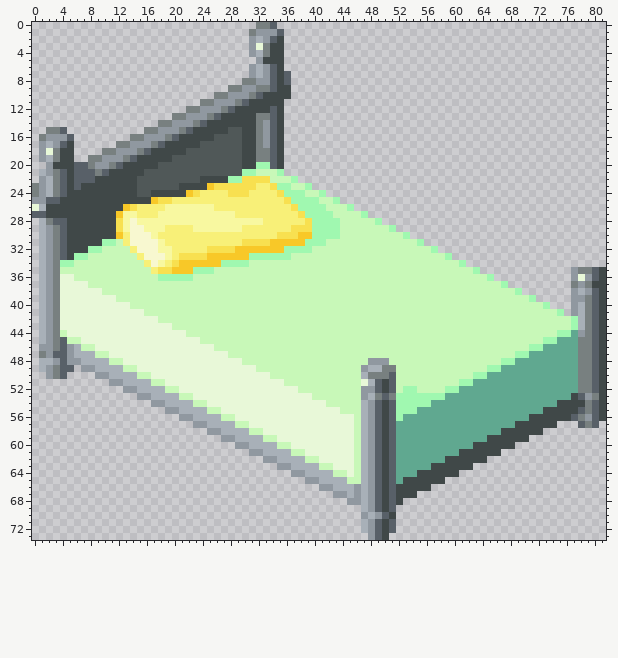
Two versions of one sprite sheet, assets/tiles/LansBed.png. Above is the file before it was changed.
The file is 82x74 pixels.
Now the later version:
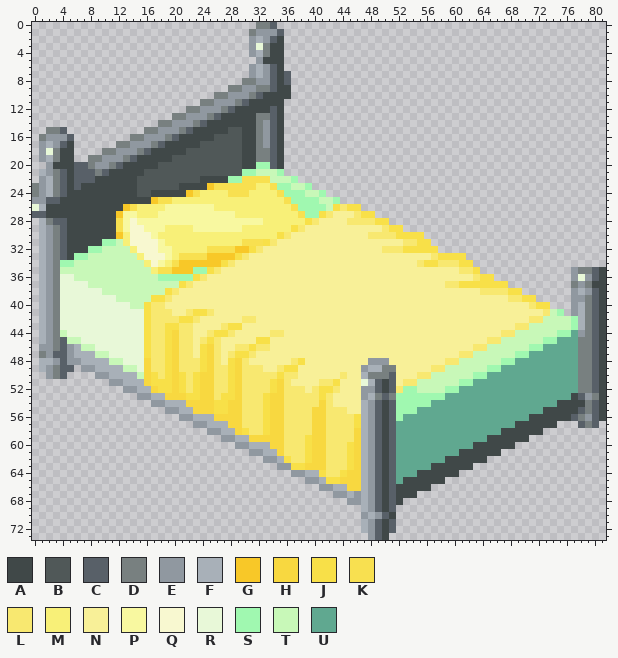
Palette (. is transparent): A #404848  B #505858  C #586068  D #788080  E #9098a0  F #a8b0b8  G #f8c828  H #f8d840  J #f8e048  K #f8e050  L #f8e870  M #f8f078  N #f8f098  P #f8f8a0  Q #f8f8d0  R #e8f8d8  S #a0f8b0  T #c8f8b8  U #60a890
Diff:
Changed rows in their new state; - is an unchanged pixel.
first column x 16:
26 ---------------------------JLJJ---------------------------
27 -------------------------JLNNNLJJ-------------------------
28 -----------------------JLNNNNLLLLJJ-----------------------
29 ---------------------JLNNNNNNNNNNNLJJ---------------------
30 -------------------JLNNNNNNNNNNNLLLLJJJJ------------------
31 -----------------JLNNNNNNNNNNNNNNNNNNLLJJ-----------------
32 ---------------JLNNNNNNNNNNNNNNNNNLLLJJJJJ----------------
33 -------------JLNNNNNNNNNNNNNNNNNNNNNNNNNNLJJJJ------------
34 -----------JLNNNNNNNNNNNNNNNNNNNNNNNNNNLJJLLLJJ-----------
35 ---------JLNNNNNNNNNNNNNNNNNNNNNNNNNNNNNNNNNNLLJ----------
36 -------JLNNNNNNNNNNNNNNNNNNNNNNNNNNNNNNNNNNNNNNLJJ--------
37 -----JLNNNNNNNNNNNNNNNNNNNNNNNNNNNNNNNNNNNNLLJJJJJJJ------
38 ---JLNNNNNNNNNNNNNNNNNNNNNNNNNNNNNNNNNNNNNNNNNNNLLLLJJ----
39 -JJLNNNNNNNNNNNNNNNNNNNNNNNNNNNNNNNNNNNNNNNNNNNNNNNNLLJJ--
40 JLLNNNNNNNNNNNNNNNNNNNNNNNNNNNNNNNNNNNNNNNNNNNNNNNNNNNNLJJ
41 JLLLNNLJJLNNNNNNNNNNNNNNNNNNNNNNNNNNNNNNNNNNNNNNNNNNNNNNNL
42 JLLLLJJLNNNNNNLLNNNNNNNNNNNNNNNNNNNNNNNNNNNNNNNNNNNNNNNLL-
43 JLLJJLLNNNNLJJNNNNNNNNNNNNNNNNNNNNNNNNNNNNNNNNNNNNNNNLL---
44 JLLJHLLNNLJJLNNNNNLLNNNNNNNNNNNNNNNNNNNNNNNNNNNNNNNLL-----
45 JLLJHLLNLJLNNNNNJJNNNNNNNNNNNNNNNNNNNNNNNNNNNNNNNLL-------
46 JLLJHLLNJHLNNLLJLLNNNNNNNNNNNNNNNNNNNNNNNNNNNNNLL---------
47 JLLJHLLNJHLNLJJLNNNNNNNNNNNNNNNNNNNNNNNNNNNNNLL-----------
48 HLLJHLLLJHLNJHLNNNNNNLJNNNNNNNNN---NNNNNNNNLL-------------
49 HLLJHLLLJHLLJHLLLNNLJJNNNNNNNNN-----NNNNNLL---------------
50 HJLJHJLJHHLLJHLLLLLJLLNNNNNNLNN-----NNNLL-----------------
51 HJJJHJLJHHLLJHLLLLJHLNNNNLLJNNN-----NLL-------------------
52 -HJJHJLJHHLLJHLLLLJHLLLNLJJLNNN-----L---------------------
53 ---HHHJJHHLJJHLLLJHHLLLLLJLNNNN---------------------------
54 ------HHHHJJHHLLLJHHLLLLLHLNNNN---------------------------
55 -------HHHJJHHLLLJHHLLLLHHLLLNN---------------------------
56 ----------HHHHLLLJHHLLLLHHLLLLJ---------------------------
57 ------------HHLLLJHHLLLLHHLLLLJ---------------------------
58 -------------HJLLJHHLLLLHHLLLLH---------------------------
59 ---------------HHHHHLLLJHHLLLLH---------------------------
60 ------------------HHLLLJHHLLLJH---------------------------
61 -------------------HLLLJHHLLLJH---------------------------
62 --------------------JLLJHHLLLJH---------------------------
63 ---------------------JJHHHLLLJH---------------------------
64 -------------------------JLLJHH---------------------------
65 --------------------------JJHHH---------------------------
66 -----------------------------HH---------------------------
Where, in picture pixels (left, top, right, bottom), the same in both pictures:
changed: (144, 204, 550, 491)
